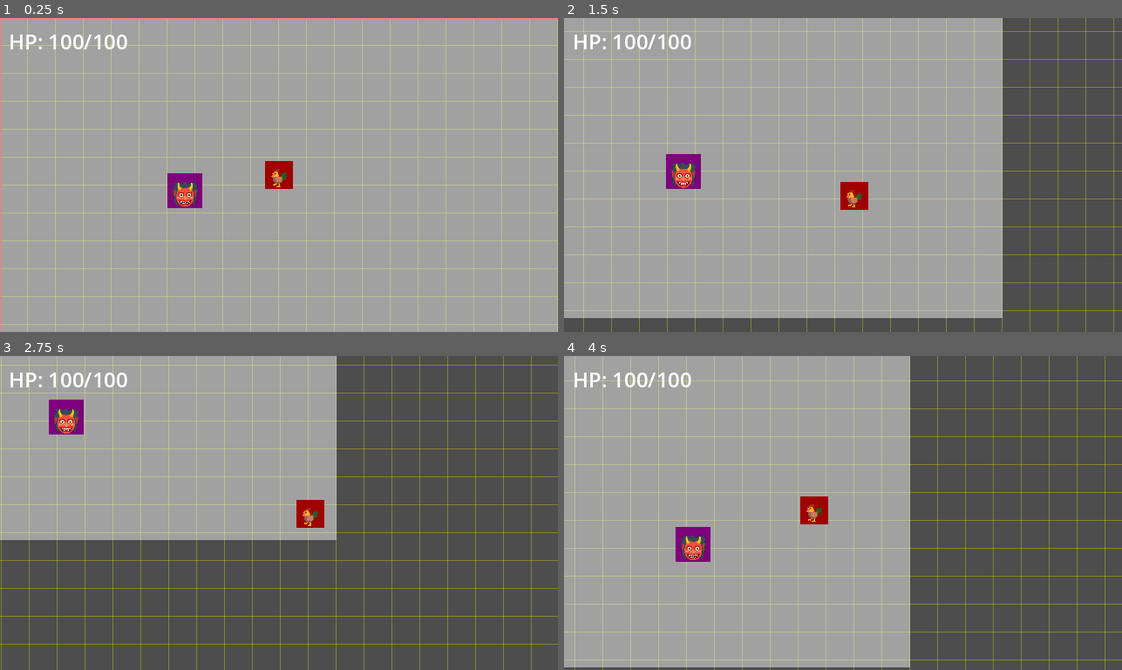
Above: before the commit, frames 1-4 (two rows, left to right).
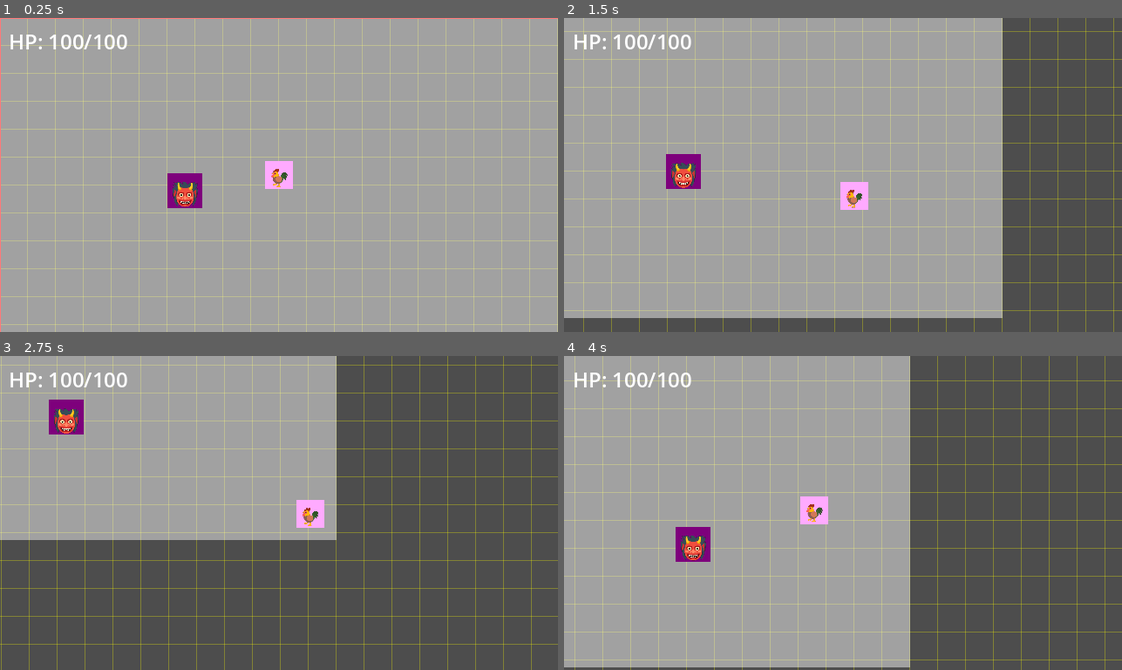
Above: after the commit, the same moments.

Repository: thejoshyee/sarimanok-game
Game: Godot game, scene res://main.tscn
The game is run twice, just before and just after one commit, with the same random seed, the same clock (stepped at 60 frames per second) and the same inputs.
Inputs:
- Up to frame 1 (0.25 s): no input
- Up to frame 2 (1.5 s): hold Right (move_right) 0.53-1.28 s; hold S (move_down) from 1.28 s (still down)
- Up to frame 3 (2.75 s): release S (move_down) at 2.03 s; hold Right (move_right) from 2.03 s (still down)
- Up to frame 4 (4 s): release Right (move_right) at 2.78 s; hold Up (move_up) 2.78-3.53 s; hold A (move_left) from 3.53 s (still down)

The runs differ from the first frame. In frame 1, 0.4% of the frame differs, in the area x 47-53%, y 45-55%; in frame 2, 0.4%; in frame 3, 0.4%; in frame 4, 0.4%, in the area x 42-48%, y 44-54%.

Commit message:
feat(player): set up placeholder Sarimanok visual with proper node naming
- Renamed ColorRect to VisualSprite for animation targeting
- Updated color to magenta placeholder
- Updated player.gd sprite reference

Diff:
--- a/game/scenes/player/player.tscn
+++ b/game/scenes/player/player.tscn
@@ -13,12 +13,12 @@
 script = ExtResource("1_8afob")
 stats = ExtResource("2_dovo2")
 
-[node name="ColorRect" type="ColorRect" parent="."]
+[node name="VisualSprite" type="ColorRect" parent="."]
 offset_left = -16.0
 offset_top = -16.0
 offset_right = 16.0
 offset_bottom = 16.0
-color = Color(0.627451, 0, 0, 1)
+color = Color(1.353256, 0.6651851, 1.2282239, 1)
 
 [node name="CollisionShape2D" type="CollisionShape2D" parent="."]
 shape = SubResource("RectangleShape2D_dovo2")
--- a/game/scripts/player.gd
+++ b/game/scripts/player.gd
@@ -3,7 +3,7 @@
 @export var stats: PlayerStats
 
 @onready var damage_area: Area2D = $DamageArea
-@onready var sprite: ColorRect = $ColorRect
+@onready var sprite: ColorRect = $VisualSprite
 
 # Runtime State
 var current_hp: float
Not shown, changed: .taskmaster/tasks/tasks.json
